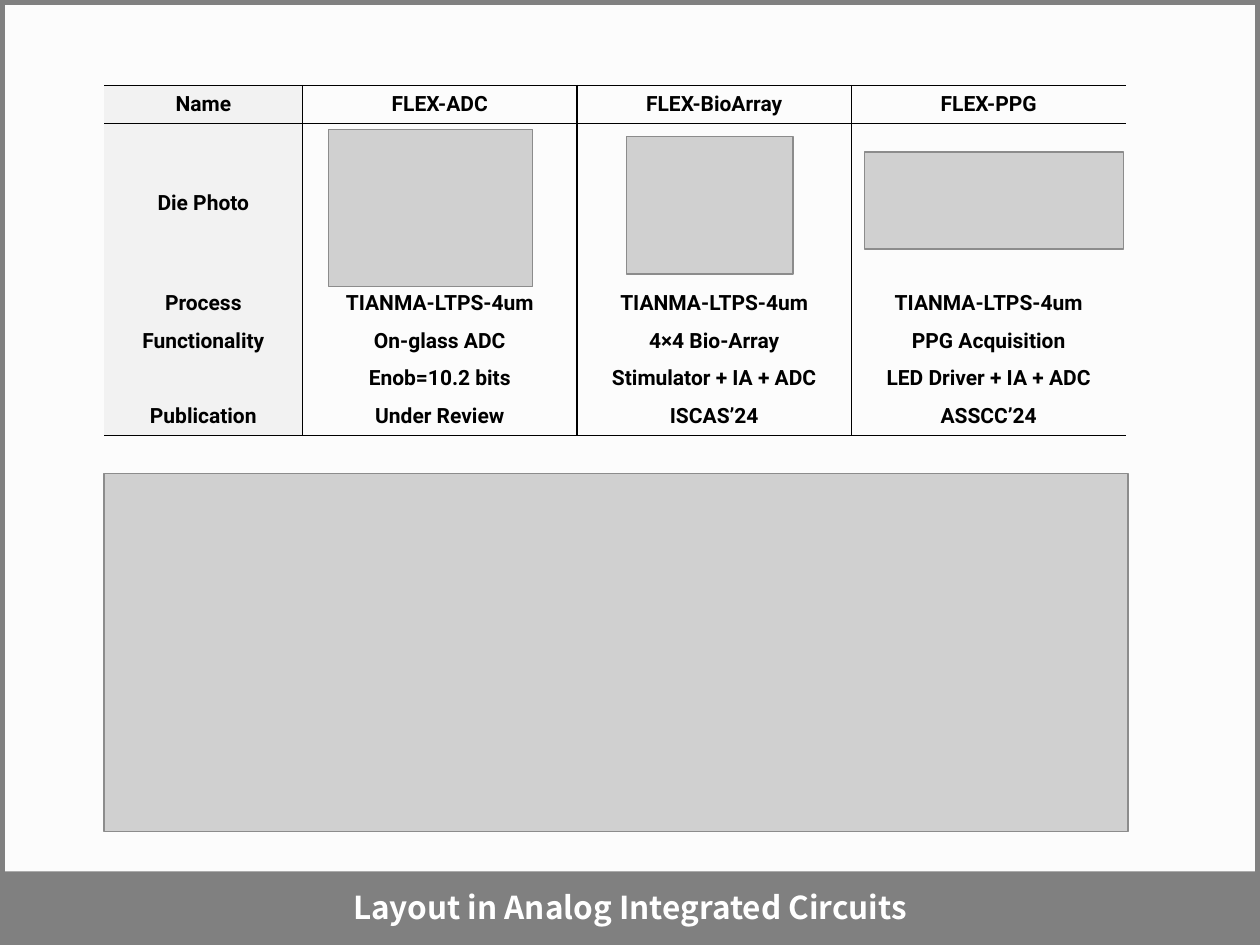
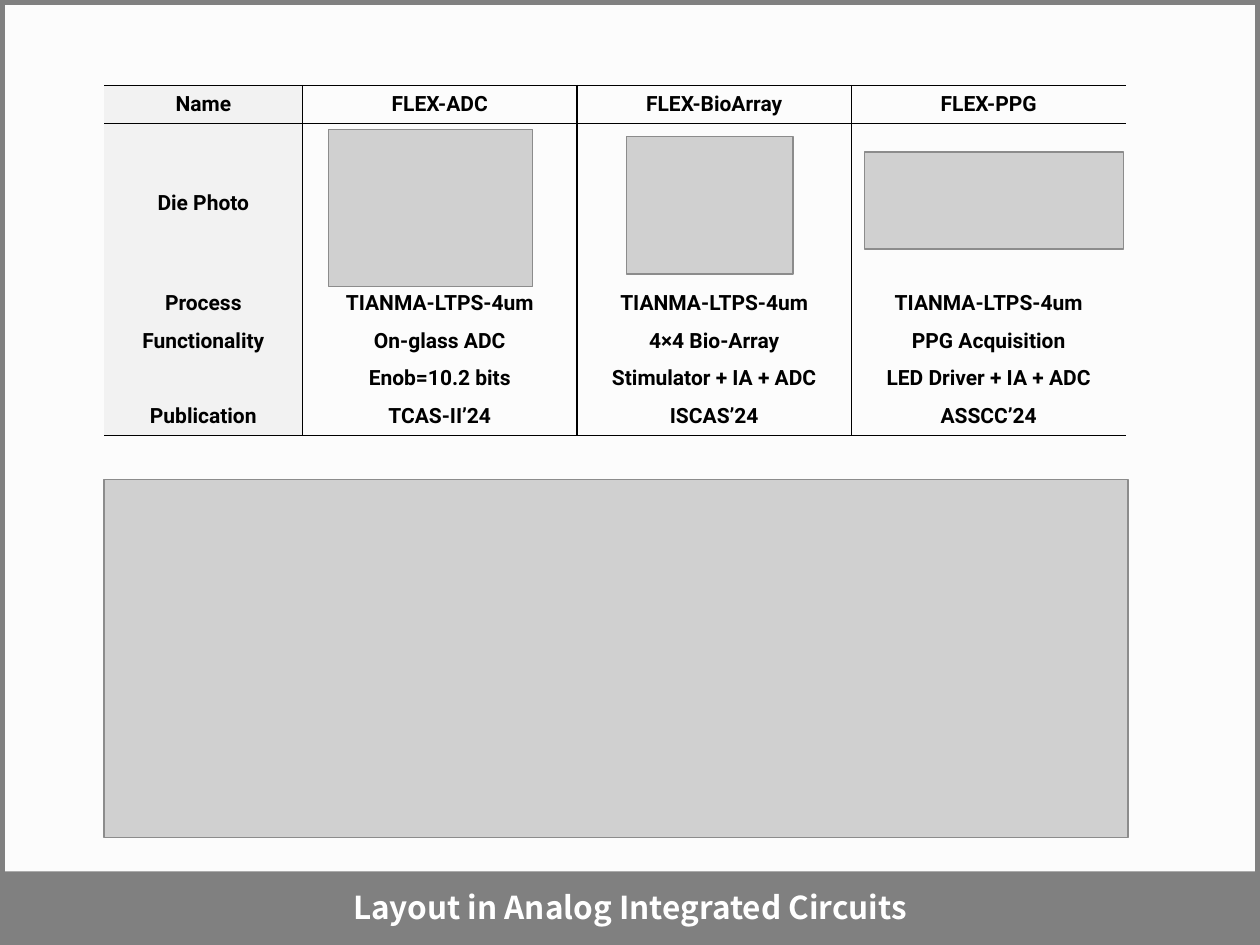
Before and after one commit to zhaojianycc/zhaojianycc.github.io, a slide deck: slide 6 of chipgallery/网站芯片模板.pptx. Drawn at 1260x945 pixels with LibreOffice and Linux fonts; fonts in the diff are those of the drawing; grey boxes stand for pictures. Boxes give left, top, right and bottom in pixels: in the first picture for what was removed or moved away, otherwise in the second. Text is boxed around its words. In the diff, an @@ line names an element or a change of style, - is before the commit and + after.

```diff
--- a/chipgallery/网站芯片模板.pptx
+++ b/chipgallery/网站芯片模板.pptx
@@ table at [105, 86, 1126, 435] @@
-row 6, column 2: Under Review
+row 6, column 2: TCAS-II’24
@@ picture: place and size @@
-picture at [105, 474, 1129, 832]
+picture at [105, 480, 1129, 838]
```
Also in this commit, not shown: 1 other file.
